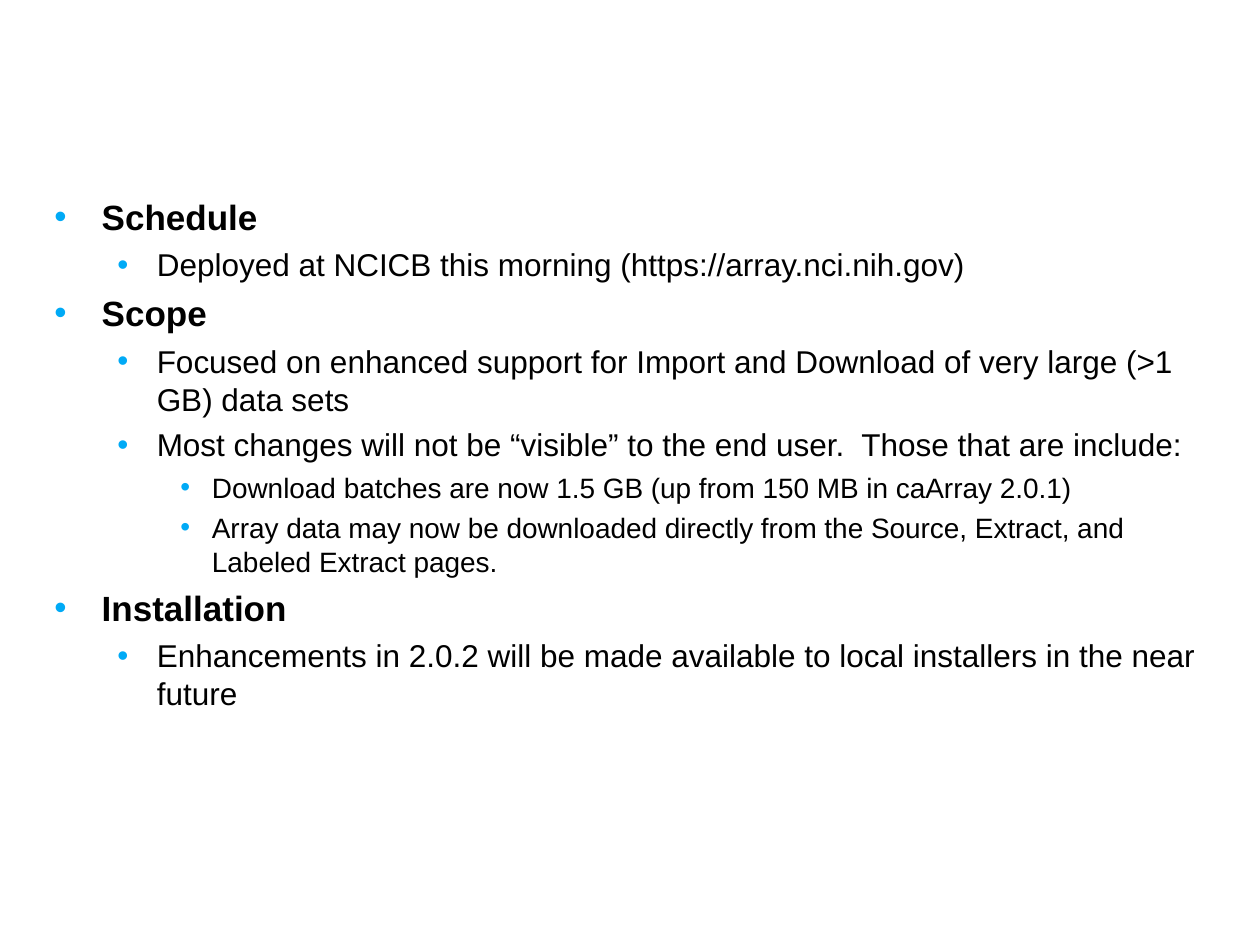
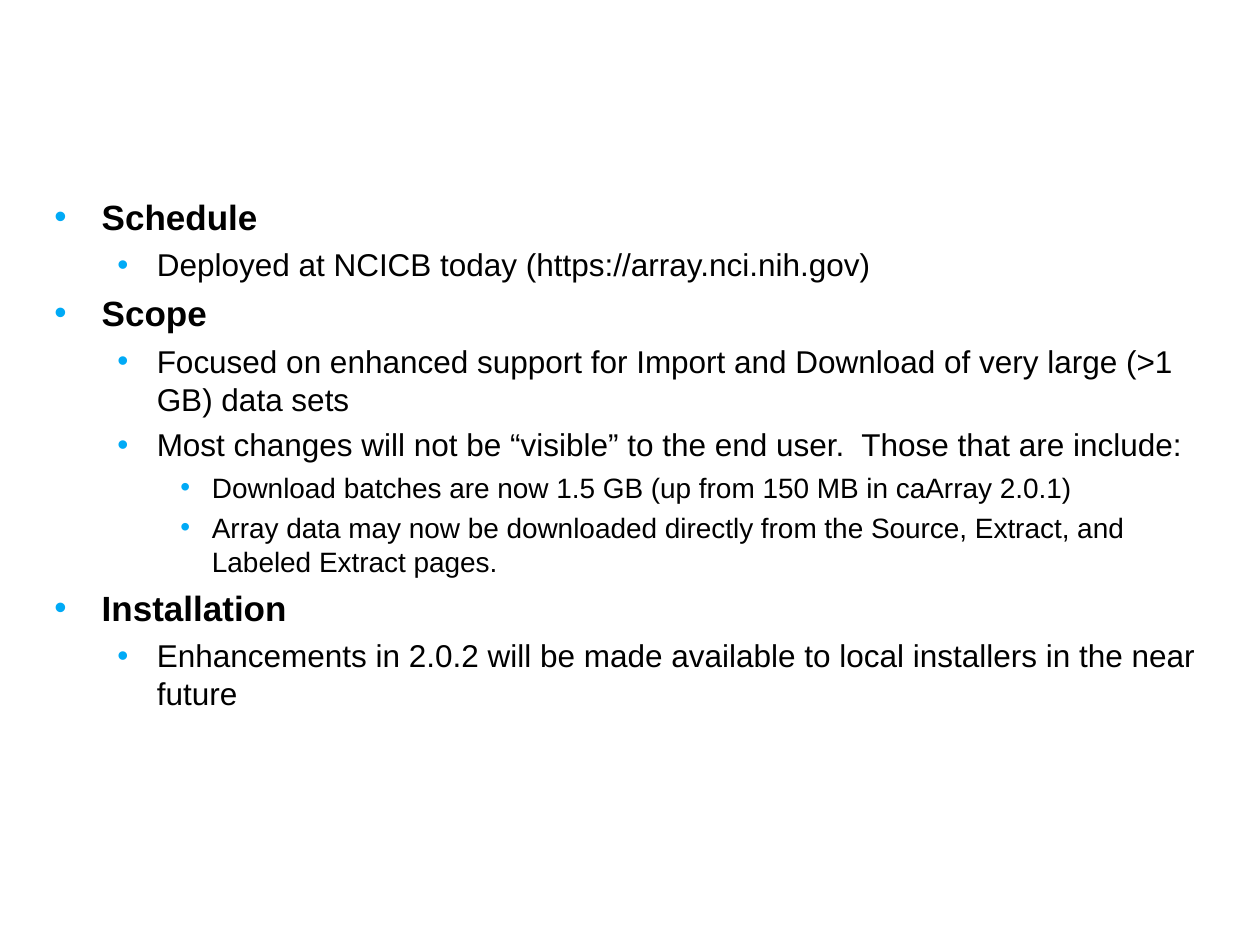
Before and after one commit to NCIP/caarray-docs, a slide deck: slide 3 of project_management/open_meetings/caArray User Community Meeting May7.ppt. Drawn at 1260x945 pixels with LibreOffice and Linux fonts; fonts in the diff are those of the drawing; background and template pictures are left out. Boxes give left, top, right and bottom in pixels: in the first picture for what was removed or moved away, otherwise in the second. Text is boxed around its words. In the diff, an @@ line names an element or a change of style, - is before the commit and + after.

```diff
--- a/project_management/open_meetings/caArray User Community Meeting May7.ppt
+++ b/project_management/open_meetings/caArray User Community Meeting May7.ppt
@@ text at [157,253,870,282]: text changed @@
-  • Deployed at NCICB this morning (https://array.nci.nih.gov)
+  • Deployed at NCICB today (https://array.nci.nih.gov)
```
